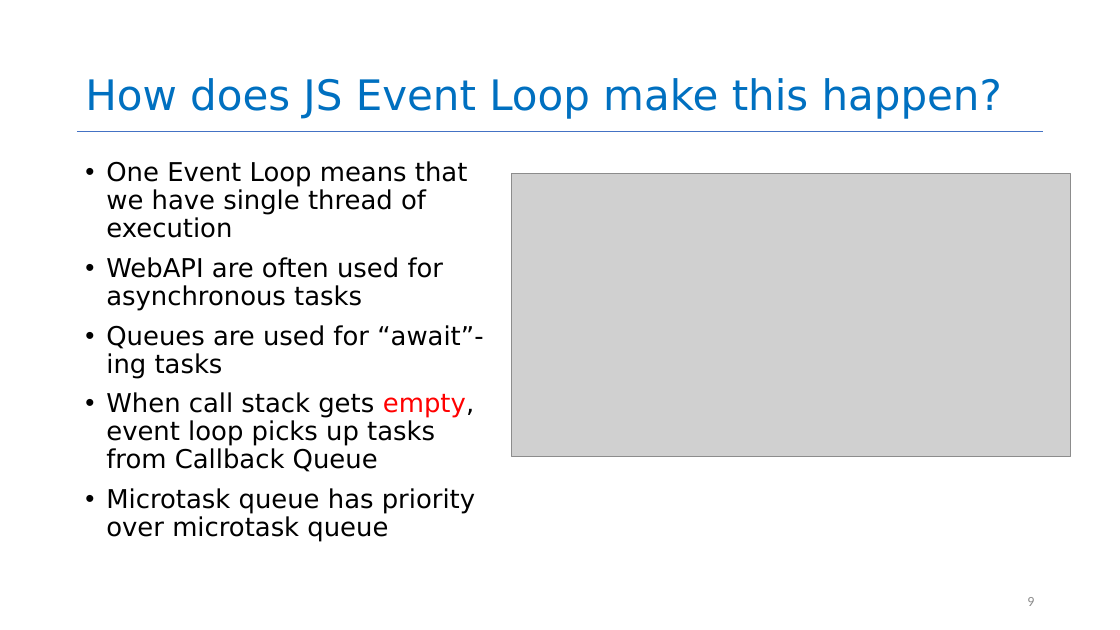
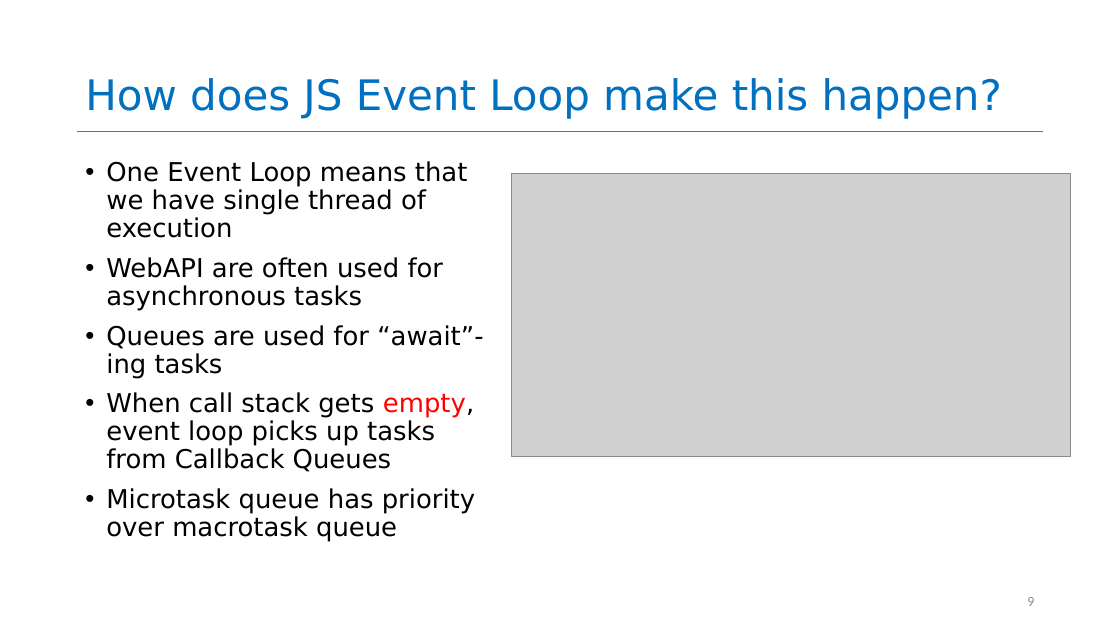
Before and after one commit to neu-se/CS4530-Summer-2026, a slide deck: slide 9 of Slides/Module 08 Concurrency Patterns in Typescript.pptx. Drawn at 1120x630 pixels with LibreOffice and Linux fonts; fonts in the diff are those of the drawing; grey boxes stand for pictures. Boxes give left, top, right and bottom in pixels: in the first picture for what was removed or moved away, otherwise in the second. Text is boxed around its words. In the diff, an @@ line names an element or a change of style, - is before the commit and + after.

```diff
--- a/Slides/Module 08 Concurrency Patterns in Typescript.pptx
+++ b/Slides/Module 08 Concurrency Patterns in Typescript.pptx
@@ text at box(106, 392, 475, 541): text changed @@
-• When call stack gets empty, event loop picks up tasks from Callback Queue
-• Microtask queue has priority over microtask queue
+• When call stack gets empty, event loop picks up tasks from Callback Queues
+• Microtask queue has priority over macrotask queue
```
Also in this commit, not shown: 3 other slides changed, 1 other file.
